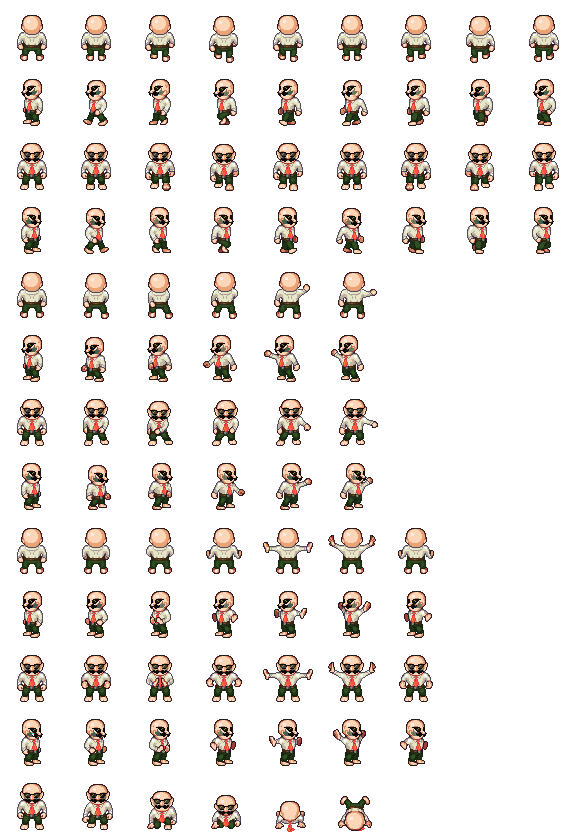
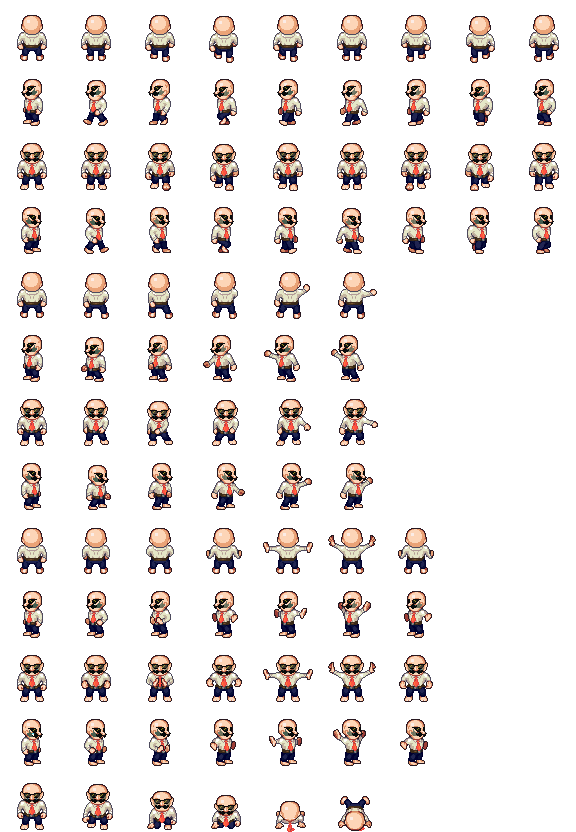
Layer changes from the first w=576, h=832 image to the second:
painted on "Pants" over left=22, top=46, right=553, bottom=829
